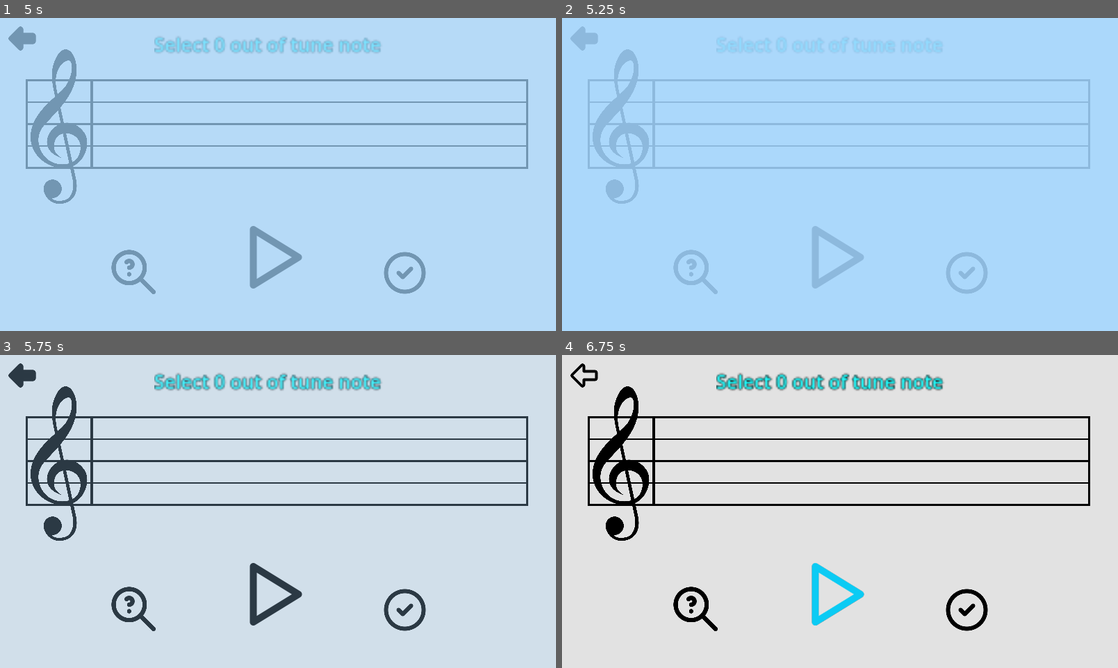
Above: before the commit, frames 1-4 (two rows, left to right).
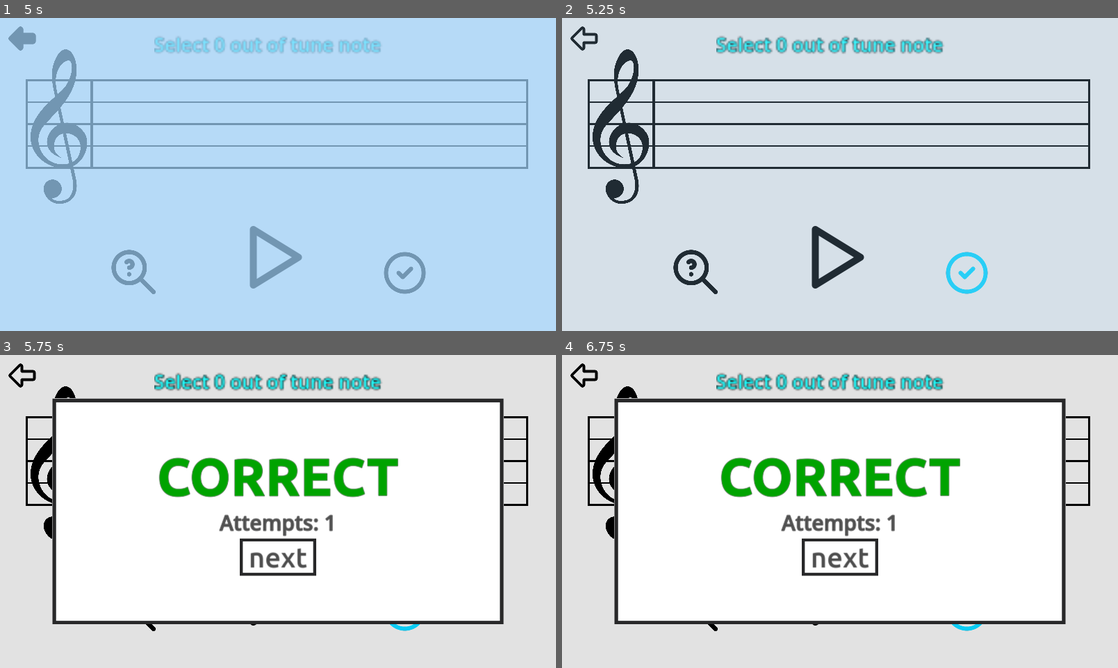
Above: after the commit, the same moments.

Repository: Sniggiho/COMP225-Reluna
Game: Godot game, scene res://Scenes/firstScene.tscn
Same seed, same stepped clock (60 frames per second), same inputs: the game is played once before the commit and once after it.
Inputs (mouse positions are in pixels of both pictures, inside the frame that each line leads up to):
- Up to frame 1 (5 s): click (272, 255) at 0.5 s; click (272, 255) at 1.25 s; click (405, 271) at 2 s; click "next" at 2.75 s; click (133, 271) at 3.5 s; click (22, 39) at 4.25 s
- Up to frame 2 (5.25 s): tap Enter (ui_accept) at 5 s; move the mouse to (873, 46) at 5.02 s; hold Right (ui_right) from 5.03 s (still down)
- Up to frame 3 (5.75 s): keep holding Right (ui_right); tap Enter (ui_accept) at 5.27 s
- Up to frame 4 (6.75 s): release Right (ui_right) at 5.75 s; click (840, 558) at 5.75 s, where only the run after the commit has a clickable "next"; tap Enter (ui_accept) at 6.5 s; move the mouse to (728, 527) at 6.52 s; hold Down (ui_down) from 6.53 s (still down)

Frame 1 is identical in both runs. In frame 2, 100% of the frame differs, in the area x 0-100%, y 0-100%; in frame 3, 61%; in frame 4, 58%.
Error in both runs: Invalid assignment of index '0' (on base: 'Array') with value of type 'bool'. (res://Scenes/LevelManager/LevelManager.gd:82)

Commit message:
little bug on texture button type

Diff:
--- a/Project/Scenes/firstScene.gd
+++ b/Project/Scenes/firstScene.gd
@@ -5,16 +5,16 @@
 ## move on to next level or back to tutorial levels
 
 ## play button
-@onready var playButton : Button = $PlayButton
+@onready var playButton : TextureButton = $PlayButton
 
 ## return button
-@onready var returnButton : Button = $ReturnButton
+@onready var returnButton : TextureButton = $ReturnButton
 
 ## TODO: hint button
-@onready var hintButton : Button = $HintButton
+@onready var hintButton : TextureButton = $HintButton
 
 ## button that checks our answers
-@onready var checkButton : Button = $CheckButton
+@onready var checkButton : TextureButton = $CheckButton
 
 ## the most centered note, use this for button navigation
 @onready var middleNote : int = len(GLevelData.notes) / 2
